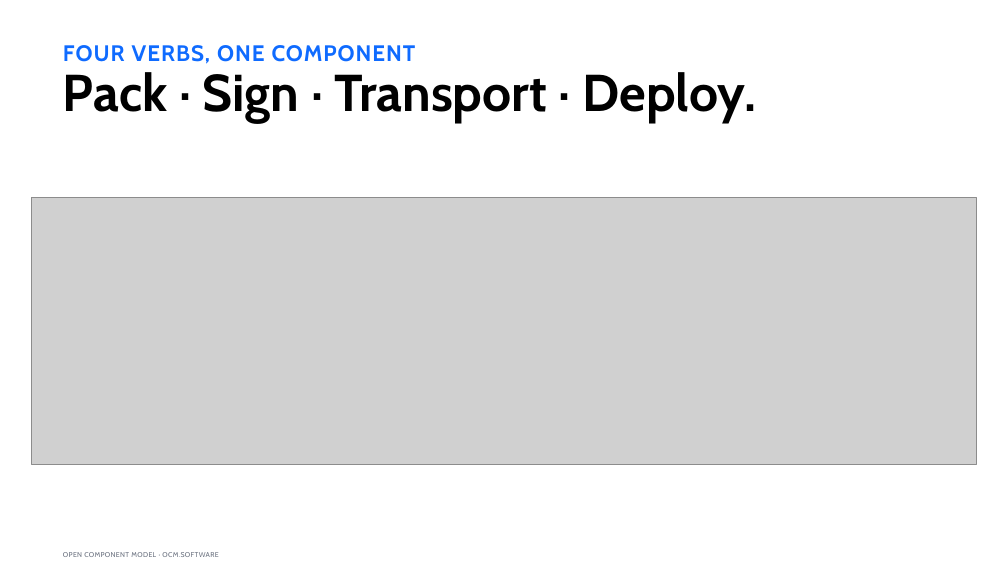
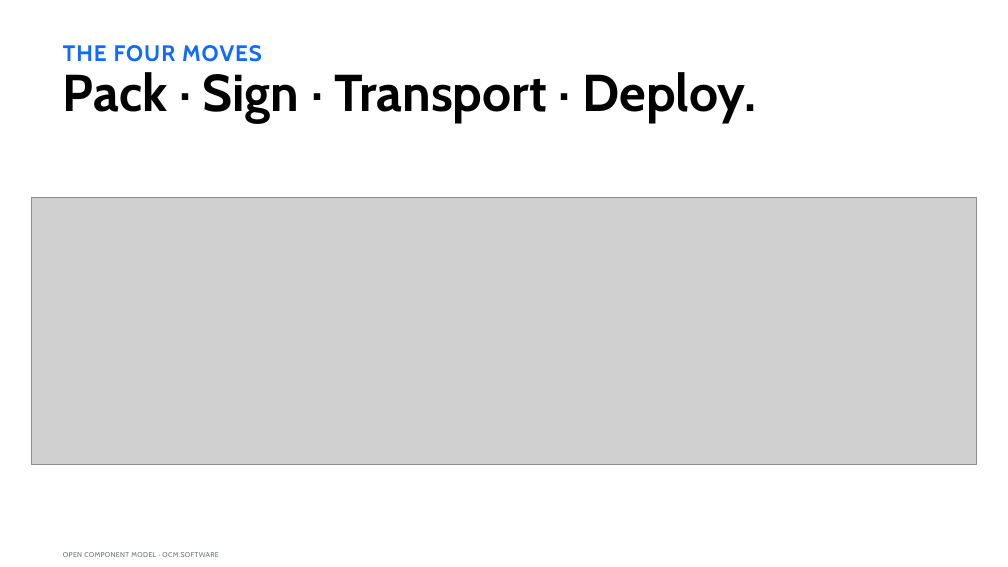
Before and after one commit to morri-son/open-component-model, a slide deck: slide 7 of docs/community/marketing/decks/architect-phase2a/OCM-Sovereign-Delivery-Architect-External.pptx. Drawn at 1008x567 pixels with LibreOffice and Linux fonts; fonts in the diff are those of the drawing; grey boxes stand for pictures. Boxes give left, top, right and bottom in pixels: in the first picture for what was removed or moved away, otherwise in the second. Text is boxed around its words. In the diff, an @@ line names an element or a change of style, - is before the commit and + after.

```diff
--- a/docs/community/marketing/decks/architect-phase2a/OCM-Sovereign-Delivery-Architect-External.pptx
+++ b/docs/community/marketing/decks/architect-phase2a/OCM-Sovereign-Delivery-Architect-External.pptx
@@ text at (63,45,262,62): text changed @@
-FOUR VERBS, ONE COMPONENT
+THE FOUR MOVES
```
Also in this commit, not shown: 9 other slides changed, 1 slide added, 4 other files.
